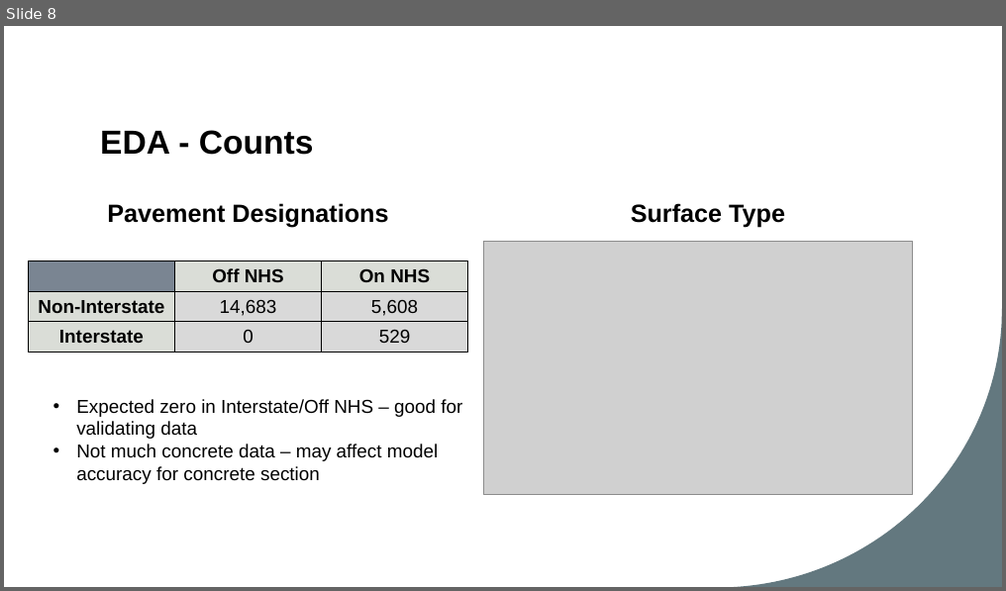
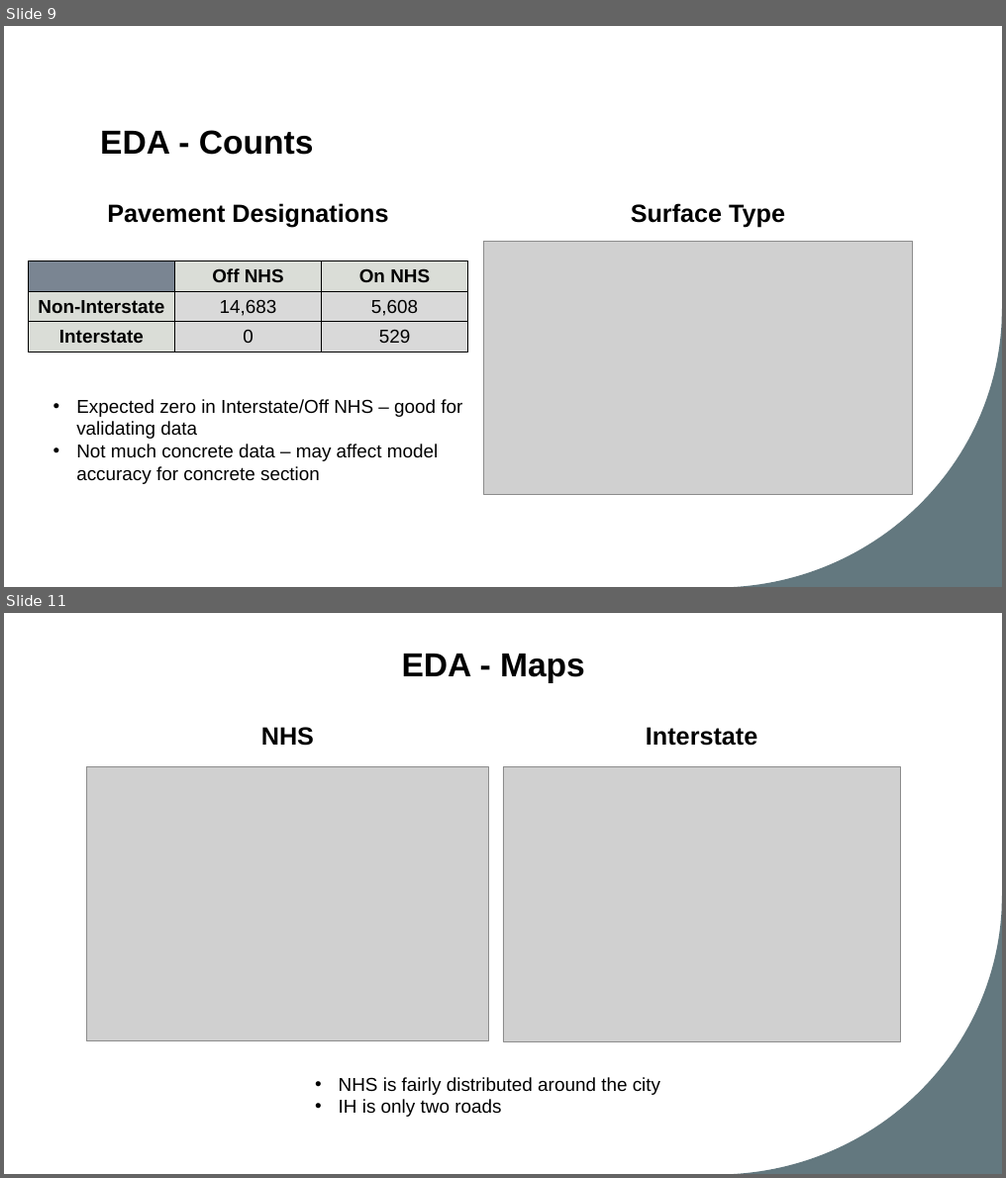
Before and after one commit to ConnorBruce/UMBC-DATA606-Capstone, a slide deck: docs/DS_Capstone_Final_Presentation_Connor_Bruce.pptx. Shown one above the other, each under a label of ours: slide 8 before the commit, slides 9 and 11 after it; the slides between them are not shown. The pictures are 1006x591 and 1006x1178 pixels, drawn with LibreOffice and Linux fonts; fonts in the diff are those of the drawing; grey boxes stand for pictures. Boxes give left, top, right and bottom in pixels: in the first picture for what was removed or moved away, otherwise in the second. Text is boxed around its words. In the diff, an @@ line names an element or a change of style, - is before the commit and + after.

```diff
--- a/docs/DS_Capstone_Final_Presentation_Connor_Bruce.pptx
+++ b/docs/DS_Capstone_Final_Presentation_Connor_Bruce.pptx
@@ slide 11 added at (4, 613, 1002, 1174), background #FFFFFF; not listed: 1 template element that a slide beside it also shows @@
@@ title added at (402, 654, 585, 683), 32 pt, text #000000, bold @@
+EDA - Maps
@@ text added at (261, 727, 314, 746), 24 pt, text #000000, bold @@
+NHS
@@ text added at (646, 727, 757, 746), 24 pt, text #000000, bold @@
+Interstate
@@ picture added at (86, 767, 488, 1042) @@
@@ picture added at (503, 767, 901, 1042) @@
@@ text added at (339, 1077, 660, 1117), 18 pt, text #000000 @@
+• NHS is fairly distributed around the city
+• IH is only two roads
@@ what was slide 8 is now slide 9 @@
```
Also in this commit, not shown: 2 slides changed, 11 other slides added, 5 other files.
